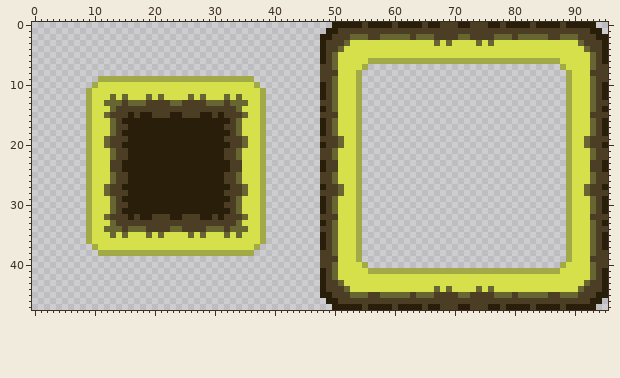
Edited in one commit: pixel-art file (graphics/tilesets/forest.aseprite). Above, as it was before the edit.
96x96 pixels, 1 frame. The old version is drawn lined up with the new one, on the new canvas.
The result:
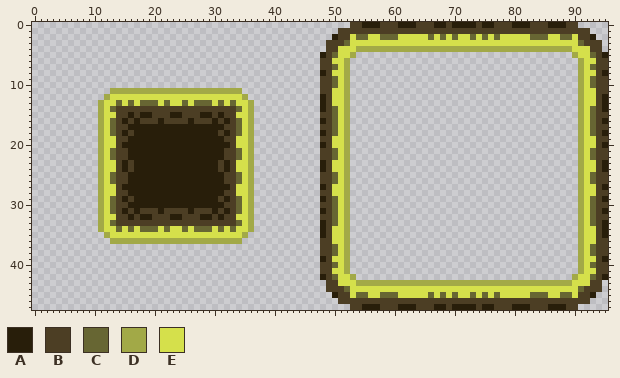
Palette (. is transparent): A #281e0a  B #4c3e24  C #676633  D #a2a947  E #d5e04b
The author wrote: fix: change tileset and collision shapes
Edits made:
canvas 96x96 -> 96x48 (the part of the old canvas that was cut away was empty and is not shown)
y 0: x 50..55 AAAAAB -> ...BBA; x 58..59 AA -> BB; x 64 A -> B; x 66 A -> B; x 68 B -> A; x 70 B -> A; x 73 B -> A; x 75 B -> A; x 77 A -> B; x 79 A -> B; x 84..85 AA -> BB; x 88..93 BAAAAA -> ABB...
y 1: x 49..50 AA -> ..; x 93..94 AA -> ..
y 2: x 48..50 AAB -> ..A; x 53 C -> E; x 56..57 BB -> EE; x 61..65 CCBCC -> EEEEE; x 67..76 BBBBCCBBBB -> ECECEECECE; x 78..82 CCBCC -> EEEEE; x 86..87 BB -> EE; x 90 C -> E; x 93..95 BAA -> A..
y 3: x 48 A -> .; x 67 C -> E; x 69 C -> E; x 74 C -> E; x 76 C -> E; x 95 A -> .
y 4: x 48 A -> .; x 51 C -> E; x 54..89 EEEEEEEEEEEEEEEEEEEEEEEEEEEEEEEEEEEE -> DDDDDDDDDDDDDDDDDDDDDDDDDDDDDDDDDDDD; x 92 C -> E; x 95 A -> .
y 5: x 53..90 EEEEEEEEEEEEEEEEEEEEEEEEEEEEEEEEEEEEEE -> D....................................D
y 6: x 48 A -> B; x 50 C -> E; x 52..91 EEEEDDDDDDDDDDDDDDDDDDDDDDDDDDDDDDDDEEEE -> D......................................D; x 93 C -> E; x 95 A -> B
y 7: x 52..55 EEED -> D...; x 88..91 DEEE -> ...D
y 8: x 48 B -> A; x 50 B -> E; x 52..54 EED -> D..; x 89..91 DEE -> ..D; x 93 B -> E; x 95 B -> A
y 9: x 11..36 DDDDDDDDDDDDDDDDDDDDDDDDDD -> ..........................; x 52..54 EED -> D..; x 89..91 DEE -> ..D
y 10: x 10..37 DEEEEEEEEEEEEEEEEEEEEEEEEEED -> ............................; x 48 A -> B; x 52..54 EED -> D..; x 89..91 DEE -> ..D; x 95 A -> B
y 11: x 9..38 DEEEEEEEEEEEEEEEEEEEEEEEEEEEED -> ....DDDDDDDDDDDDDDDDDDDDDD....; x 48 A -> B; x 50 C -> E; x 52..54 EED -> D..; x 89..91 DEE -> ..D; x 93 C -> E; x 95 A -> B
y 12: x 9..13 DEEEC -> ...DE; x 15 C -> E; x 19 C -> E; x 21 C -> E; x 26 C -> E; x 28 C -> E; x 32 C -> E; x 34..38 CEEED -> ED...; x 50 C -> E; x 52..54 EED -> D..; x 89..91 DEE -> ..D; x 93 C -> E
y 13: x 9..13 DEECC -> ..DEE; x 15 B -> E; x 17 C -> E; x 19..28 BBBBCCBBBB -> CCECEECECC; x 30 C -> E; x 32 B -> E; x 34..38 CCEED -> EED..; x 48 B -> A; x 50 C -> E; x 52..54 EED -> D..; x 89..91 DEE -> ..D; x 93 C -> E; x 95 B -> A
y 14: x 9..11 DEE -> ..D; x 36..38 EED -> D..; x 52..54 EED -> D..; x 89..91 DEE -> ..D
y 15: x 9..13 DEECB -> ..DEE; x 34..38 BCEED -> EED..; x 50 B -> C; x 52..54 EED -> D..; x 89..91 DEE -> ..D; x 93 B -> C
y 16: x 9..11 DEE -> ..D; x 16 A -> B; x 18..20 AAA -> BBB; x 22..25 AAAA -> BBBB; x 27..29 AAA -> BBB; x 31 A -> B; x 36..38 EED -> D..; x 52..54 EED -> D..; x 89..91 DEE -> ..D
y 17: x 9..11 DEE -> ..D; x 36..38 EED -> D..; x 48 A -> B; x 52..54 EED -> D..; x 89..91 DEE -> ..D; x 95 A -> B
y 18: x 9..11 DEE -> ..D; x 16 A -> B; x 31 A -> B; x 36..38 EED -> D..; x 52..54 EED -> D..; x 89..91 DEE -> ..D
y 19..20: x 9..13 DEECB -> ..DEE; x 34..38 BCEED -> EED..; x 50..54 BCEED -> EED..; x 89..93 DEECB -> ..DEE
y 21..22: x 9..11 DEE -> ..D; x 36..38 EED -> D..; x 52..54 EED -> D..; x 89..91 DEE -> ..D
y 23..24: x 9..11 DEE -> ..D; x 13 B -> E; x 16 A -> B; x 31 A -> B; x 34 B -> E; x 36..38 EED -> D..; x 50 B -> E; x 52..54 EED -> D..; x 89..91 DEE -> ..D; x 93 B -> E
y 25..26: x 9..11 DEE -> ..D; x 36..38 EED -> D..; x 52..54 EED -> D..; x 89..91 DEE -> ..D
y 27..28: x 9..13 DEECB -> ..DEE; x 34..38 BCEED -> EED..; x 50..54 BCEED -> EED..; x 89..93 DEECB -> ..DEE
y 29: x 9..11 DEE -> ..D; x 16 A -> B; x 31 A -> B; x 36..38 EED -> D..; x 52..54 EED -> D..; x 89..91 DEE -> ..D
y 30: x 9..11 DEE -> ..D; x 36..38 EED -> D..; x 48 A -> B; x 52..54 EED -> D..; x 89..91 DEE -> ..D; x 95 A -> B
y 31: x 9..11 DEE -> ..D; x 16 A -> B; x 18..20 AAA -> BBB; x 22..25 AAAA -> BBBB; x 27..29 AAA -> BBB; x 31 A -> B; x 36..38 EED -> D..; x 52..54 EED -> D..; x 89..91 DEE -> ..D
y 32: x 9..13 DEECB -> ..DEE; x 34..38 BCEED -> EED..; x 50 B -> C; x 52..54 EED -> D..; x 89..91 DEE -> ..D; x 93 B -> C
y 33: x 9..11 DEE -> ..D; x 36..38 EED -> D..; x 52..54 EED -> D..; x 89..91 DEE -> ..D
y 34: x 9..13 DEECC -> ..DEE; x 15 B -> E; x 17 C -> E; x 19..28 BBBBCCBBBB -> CCECEECECC; x 30 C -> E; x 32 B -> E; x 34..38 CCEED -> EED..; x 48 B -> A; x 50 C -> E; x 52..54 EED -> D..; x 89..91 DEE -> ..D; x 93 C -> E; x 95 B -> A
y 35: x 9..13 DEEEC -> ...DE; x 15 C -> E; x 19 C -> E; x 21 C -> E; x 26 C -> E; x 28 C -> E; x 32 C -> E; x 34..38 CEEED -> ED...; x 50 C -> E; x 52..54 EED -> D..; x 89..91 DEE -> ..D; x 93 C -> E
y 36: x 9..38 DEEEEEEEEEEEEEEEEEEEEEEEEEEEED -> ....DDDDDDDDDDDDDDDDDDDDDD....; x 48 A -> B; x 50 C -> E; x 52..54 EED -> D..; x 89..91 DEE -> ..D; x 93 C -> E; x 95 A -> B
y 37: x 10..37 DEEEEEEEEEEEEEEEEEEEEEEEEEED -> ............................; x 48 A -> B; x 52..54 EED -> D..; x 89..91 DEE -> ..D; x 95 A -> B
y 38: x 11..36 DDDDDDDDDDDDDDDDDDDDDDDDDD -> ..........................; x 52..54 EED -> D..; x 89..91 DEE -> ..D
y 39: x 48 B -> A; x 50 B -> E; x 52..54 EED -> D..; x 89..91 DEE -> ..D; x 93 B -> E; x 95 B -> A
y 40: x 52..55 EEED -> D...; x 88..91 DEEE -> ...D
y 41: x 48 A -> B; x 50 C -> E; x 52..91 EEEEDDDDDDDDDDDDDDDDDDDDDDDDDDDDDDDDEEEE -> D......................................D; x 93 C -> E; x 95 A -> B
y 42: x 53..90 EEEEEEEEEEEEEEEEEEEEEEEEEEEEEEEEEEEEEE -> D....................................D
y 43: x 48 A -> .; x 51 C -> E; x 54..89 EEEEEEEEEEEEEEEEEEEEEEEEEEEEEEEEEEEE -> DDDDDDDDDDDDDDDDDDDDDDDDDDDDDDDDDDDD; x 92 C -> E; x 95 A -> .
y 44: x 48 A -> .; x 67 C -> E; x 69 C -> E; x 74 C -> E; x 76 C -> E; x 95 A -> .
y 45: x 48..50 AAB -> ..A; x 53 C -> E; x 56..57 BB -> EE; x 61..65 CCBCC -> EEEEE; x 67..76 BBBBCCBBBB -> ECECEECECE; x 78..82 CCBCC -> EEEEE; x 86..87 BB -> EE; x 90 C -> E; x 93..95 BAA -> A..
y 46: x 49..50 AA -> ..; x 93..94 AA -> ..
y 47: x 50..55 AAAAAB -> ...BBA; x 58..59 AA -> BB; x 64 A -> B; x 66 A -> B; x 68 B -> A; x 70 B -> A; x 73 B -> A; x 75 B -> A; x 77 A -> B; x 79 A -> B; x 84..85 AA -> BB; x 88..93 BAAAAA -> ABB...
Changed places in both pictures, as pixel boxes (x1, y1, x2, y2):
changed: (320, 22, 608, 310)
changed: (86, 76, 266, 256)
